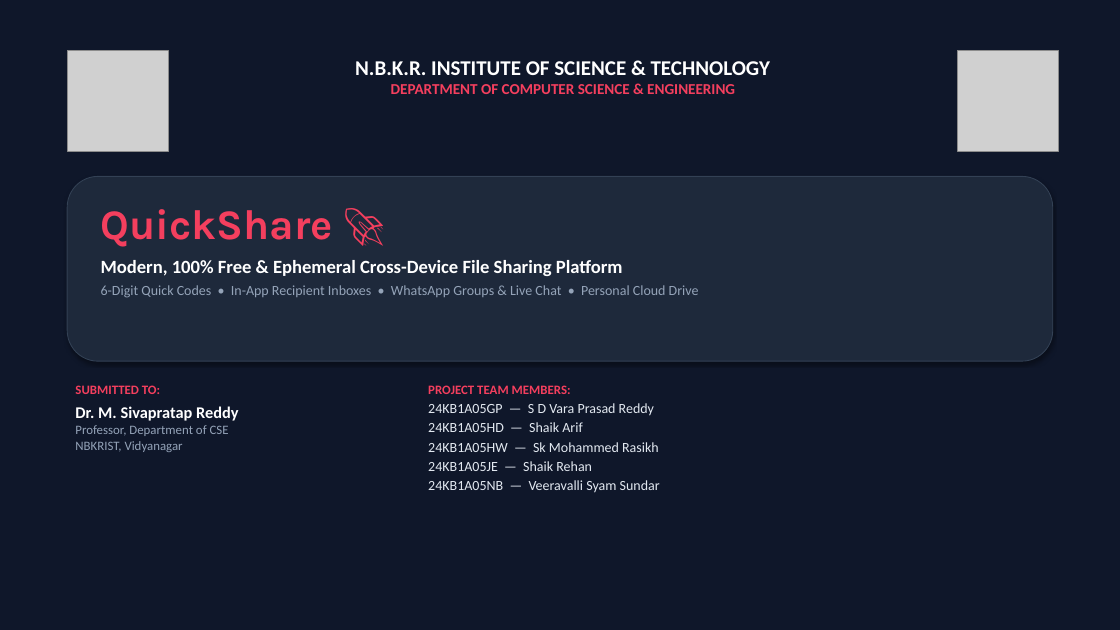
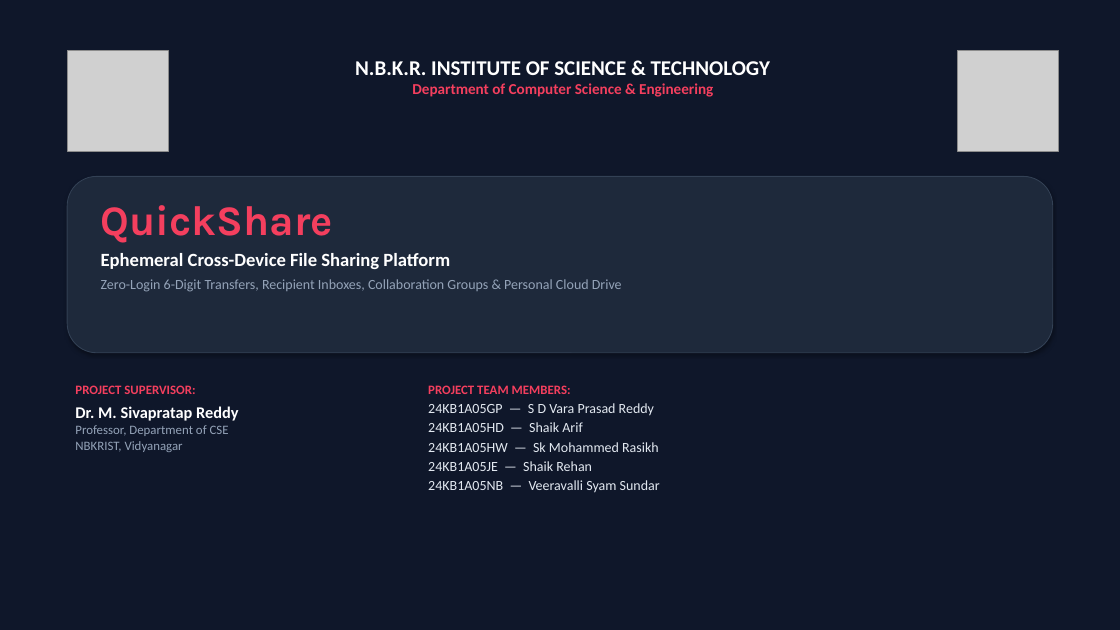
Before and after one commit to sathidevivaraprasadreddy/share, a slide deck: slide 1 of QuickShare_Presentation.pptx. Drawn at 1120x630 pixels with LibreOffice and Linux fonts; fonts in the diff are those of the drawing; grey boxes stand for pictures. Boxes give left, top, right and bottom in pixels: in the first picture for what was removed or moved away, otherwise in the second. Text is boxed around its words. In the diff, an @@ line names an element or a change of style, - is before the commit and + after.

Commit message:
docs(presentation): complete 17-slide executive presentation with real screenshots of login and all core features

```diff
--- a/QuickShare_Presentation.pptx
+++ b/QuickShare_Presentation.pptx
@@ text at [412,83,713,97]: text changed @@
-DEPARTMENT OF COMPUTER SCIENCE & ENGINEERING
+Department of Computer Science & Engineering
@@ rounded rectangle: place and size @@
-rounded rectangle at [67,176,1053,361]
+rounded rectangle at [67,176,1053,353]
@@ text at [101,205,622,292]: text changed @@
-QuickShare 🚀
-Modern, 100% Free & Ephemeral Cross-Device File Sharing Platform
-6-Digit Quick Codes • In-App Recipient Inboxes • WhatsApp Groups & Live Chat • Personal Cloud Drive
+QuickShare
+Ephemeral Cross-Device File Sharing Platform
+Zero-Login 6-Digit Transfers, Recipient Inboxes, Collaboration Groups & Personal Cloud Drive
@@ text at [75,385,195,394]: text changed @@
-SUBMITTED TO:
+PROJECT SUPERVISOR:
```
Also in this commit, not shown: 3 other slides changed, 13 slides added, 9 slides removed, 2 other files.
